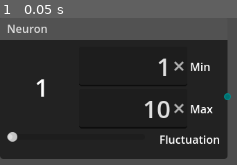
Above: before the commit, frame 1.
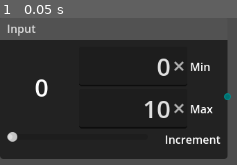
Above: after the commit, the same moment.

Repository: TheHat1/synapse
Game: Godot game, scene res://Input/Input.tscn
The game is run twice, just before and just after one commit, with the same random seed, the same clock (stepped at 60 frames per second) and the same inputs. This scene is started directly instead of the project's main scene.
Inputs:
- Up to frame 1 (0.05 s): no input

The runs differ from the first frame. In frame 1, 2.2% of the frame differs, in the area x 3-94%, y 4-86%.

Commit message:
Change neuron behavior to be more physics accurate

Diff:
--- a/Input/Input.tscn
+++ b/Input/Input.tscn
@@ -51,7 +51,7 @@
 theme_override_styles/panel_selected = SubResource("StyleBoxFlat_5m2cd")
 theme_override_styles/titlebar = SubResource("StyleBoxFlat_6rb5x")
 theme_override_styles/titlebar_selected = SubResource("StyleBoxFlat_fiuso")
-title = "Neuron"
+title = "Input"
 slot/0/left_enabled = false
 slot/0/left_type = 0
 slot/0/left_color = Color(1, 1, 1, 1)
@@ -74,7 +74,7 @@
 custom_minimum_size = Vector2(100, 0)
 layout_mode = 2
 theme_override_font_sizes/font_size = 35
-text = "1"
+text = "0"
 horizontal_alignment = 1
 
 [node name="VBoxContainer" type="VBoxContainer" parent="VBoxContainer/HBoxContainer"]
@@ -87,8 +87,8 @@
 [node name="LineEdit" type="LineEdit" parent="VBoxContainer/HBoxContainer/VBoxContainer/HBoxContainer"]
 layout_mode = 2
 theme_override_font_sizes/font_size = 35
-text = "1"
-placeholder_text = "1"
+text = "0"
+placeholder_text = "0"
 alignment = 2
 max_length = 4
 emoji_menu_enabled = false
@@ -125,13 +125,13 @@
 [node name="HSlider" type="HSlider" parent="VBoxContainer/HBoxContainer2"]
 layout_mode = 2
 size_flags_horizontal = 3
-min_value = 0.1
 step = 0.1
 value = 0.1
 
 [node name="Label" type="Label" parent="VBoxContainer/HBoxContainer2"]
 layout_mode = 2
-text = "    Fluctuation"
+text = "     Increment"
 
 [connection signal="text_submitted" from="VBoxContainer/HBoxContainer/VBoxContainer/HBoxContainer/LineEdit" to="." method="_on_line_edit_text_submitted"]
 [connection signal="text_submitted" from="VBoxContainer/HBoxContainer/VBoxContainer/HBoxContainer2/LineEdit2" to="." method="_on_line_edit_2_text_submitted"]
+[connection signal="value_changed" from="VBoxContainer/HBoxContainer2/HSlider" to="." method="_on_h_slider_value_changed"]
--- a/Input/input.gd
+++ b/Input/input.gd
@@ -1,29 +1,23 @@
 extends GraphNode
 
-var input_value = 1.0
-var minR = 1.0
-var maxR = 10.0
-
-var elapsed := 0.0
+var input_value = 0.0
+var minI = 0.0
+var maxI = 10.0
 
 signal value_changed(value: float)
 
 func  _ready() -> void:
 	set_slot(0, false, 0, Color.FIREBRICK, true, 1, Color.DARK_CYAN)
-	randomize()
-
-func _process(delta) -> void:
-	elapsed += delta
-	if elapsed >= (4 / $VBoxContainer/HBoxContainer2/HSlider.value ):
-		elapsed -= 4 / $VBoxContainer/HBoxContainer2/HSlider.value
-		var random = randf_range(minR, maxR)
-		if input_value != random:
-			input_value = random
-			emit_signal("value_changed",input_value)
-			$VBoxContainer/HBoxContainer/Label.text = String.num(input_value,2)
 
 func _on_line_edit_text_submitted(new_text: String) -> void:
-	minR = new_text.to_float()
+	minI = new_text.to_float()
+	$VBoxContainer/HBoxContainer2/HSlider.value = 0
 
 func _on_line_edit_2_text_submitted(new_text: String) -> void:
-	maxR = new_text.to_float()
+	maxI = new_text.to_float()
+	$VBoxContainer/HBoxContainer2/HSlider.value = 0
+
+func _on_h_slider_value_changed(value: float) -> void:
+	input_value = $VBoxContainer/HBoxContainer2/HSlider.value * (maxI - minI) / 100
+	emit_signal("value_changed",input_value)
+	$VBoxContainer/HBoxContainer/Label.text = String.num(input_value,2)
--- a/Neuron/neuron.gd
+++ b/Neuron/neuron.gd
@@ -3,15 +3,18 @@
 var led_off = load("res://Assets/neuron_led.png")
 var led_on = load("res://Assets/neuron_led_lit.png")
 
-var buffer_size = 10.0
-var drain = 0.5
-var buffer= 0.0
+var treshold = 1.0
+var drain_resistor = 1e3
+var buffer = 0.0
 var drain_on_inhib = 1.0
 var add_on_extc = 1.0
-var input = 1.0
+var input = 0.0
+var deltaT = 0.0
+var capacitance = 1.0
+var decay = 0.0
 
 func _ready():
-	set_slot(0, true, 0, Color.DARK_GOLDENROD, true, 0, Color.DARK_GOLDENROD)
+	set_slot(0, true, 2, Color.DARK_GOLDENROD, true, 2, Color.DARK_GOLDENROD)
 	set_slot(1, true, 0, Color.FIREBRICK, true, 0, Color.BLUE_VIOLET)
 	set_slot(2, true, 0, Color.FOREST_GREEN, false, 0, Color.FIREBRICK)
 	set_slot(3, true, 1, Color.DARK_CYAN, false, 0, Color.FIREBRICK)
@@ -32,20 +35,17 @@
 
 func on_inpulse_in():
 	fire_output(0)
-
-	if buffer >= buffer_size:
+	buffer *= decay
+	buffer += (input / capacitance) * (drain_resistor * capacitance) * (1 - decay)
+	if buffer >= treshold:
 		buffer = 0.0
+		print(elapsed)
+		elapsed = 0.0
 		fire_output(1)
 		$HBoxContainer/Control/Sprite2D.texture = led_on
 		$HBoxContainer/Control/AudioStreamPlayer2D.play()
 		await $HBoxContainer/Control/AudioStreamPlayer2D.finished
 		$HBoxContainer/Control/Sprite2D.texture = led_off
-	buffer += input
-	input = 1.0
-	if buffer > drain:
-		buffer -= drain
-	else :
-		buffer = 0.0
 
 func on_inhib_in():
 	if buffer > drain_on_inhib:
@@ -55,9 +55,20 @@
 
 func on_exc_in():
 	buffer += add_on_extc
-
-func _process(_delta) -> void:
-	$HBoxContainer4/ProgressBar.value = buffer / buffer_size * 100
+	if buffer >= treshold:
+		buffer = 0.0
+		fire_output(1)
+		$HBoxContainer/Control/Sprite2D.texture = led_on
+		$HBoxContainer/Control/AudioStreamPlayer2D.play()
+		await $HBoxContainer/Control/AudioStreamPlayer2D.finished
+		$HBoxContainer/Control/Sprite2D.texture = led_off
+var elapsed = 0.0
+func _process(delta) -> void:
+	$HBoxContainer4/ProgressBar.value = buffer / treshold * 100
+	elapsed += delta
 
 func _on_value_changed(value):
 	input = value
+
+func _on_deltaT_changed(value):
+		decay = exp(-value/(drain_resistor * capacitance))
--- a/PaceMaker/PaceMaker.tscn
+++ b/PaceMaker/PaceMaker.tscn
@@ -51,7 +51,7 @@
 theme_override_styles/panel_selected = SubResource("StyleBoxFlat_5m2cd")
 theme_override_styles/titlebar = SubResource("StyleBoxFlat_6rb5x")
 theme_override_styles/titlebar_selected = SubResource("StyleBoxFlat_fiuso")
-title = "Neuron"
+title = "Pacemaker"
 slot/0/left_enabled = false
 slot/0/left_type = 0
 slot/0/left_color = Color(1, 1, 1, 1)
@@ -70,9 +70,9 @@
 [node name="LineEdit" type="LineEdit" parent="HBoxContainer"]
 layout_mode = 2
 theme_override_font_sizes/font_size = 35
-text = "1"
-placeholder_text = "1"
-alignment = 2
+text = "1.0"
+placeholder_text = "1.0"
+alignment = 1
 max_length = 4
 emoji_menu_enabled = false
 virtual_keyboard_type = 3
--- a/PaceMaker/pace_maker.gd
+++ b/PaceMaker/pace_maker.gd
@@ -5,8 +5,10 @@
 var elapsed := 0.0
 var frequency_hz := 1.0
 
+signal deltaT_changed(value: float)
+
 func _ready() -> void:
-	set_slot(0, false, 0, Color.FIREBRICK, true, 0, Color.DARK_GOLDENROD)
+	set_slot(0, false, 0, Color.FIREBRICK, true, 2, Color.DARK_GOLDENROD)
 
 func fire_output(port: int):
 	get_parent().trigger_from(name, port)
@@ -25,3 +27,6 @@
 	if new_text.to_float() > 0:
 		frequency_hz = new_text.to_float()
 		interval = 1.0 / frequency_hz
+		emit_signal("deltaT_changed",interval)
+	else:
+		$HBoxContainer/LineEdit.text = str(frequency_hz)
--- a/UI/add_elements_menu.gd
+++ b/UI/add_elements_menu.gd
@@ -3,11 +3,16 @@
 var neuron = load("res://Neuron/neuron.tscn")
 var pacemaker = load("res://PaceMaker/PaceMaker.tscn")
 var input = load("res://Input/Input.tscn")
+var neuron_count = 1
+var pacemaker_count = 1
+var input_count = 1
 
 func _on_button_pressed() -> void:
 	var n = neuron.instantiate()
 	n.position_offset = position
+	n.title += str(neuron_count)
 	get_parent().add_child(n)
+	neuron_count = neuron_count + 1
 	get_parent().close_menu_after_inst()
 
 
--- a/graph_edit.gd
+++ b/graph_edit.gd
@@ -31,9 +31,13 @@
 func _on_connection_request(from_node: StringName, from_port: int, to_node: StringName, to_port: int) -> void:
 	if $".".get_node(NodePath(from_node)).get_output_port_type(from_port) == 1:
 		$".".get_node(NodePath(from_node)).value_changed.connect($".".get_node(NodePath(to_node))._on_value_changed)
+	if $".".get_node(NodePath(from_node)).get_output_port_type(from_port) == 2:
+		$".".get_node(NodePath(from_node)).deltaT_changed.connect($".".get_node(NodePath(to_node))._on_deltaT_changed)
 	connect_node(from_node, from_port, to_node, to_port)
 
 func _on_disconnection_request(from_node: StringName, from_port: int, to_node: StringName, to_port: int) -> void:
+	if $".".get_node(NodePath(from_node)).get_output_port_type(from_port) == 1:
+		get_node(NodePath(to_node)).disconnect("value_changed",get_node(NodePath(to_node))._on_value_changed)
 	disconnect_node(from_node, from_port, to_node, to_port)
 
 func trigger_from(from_node: StringName, from_port: int):
